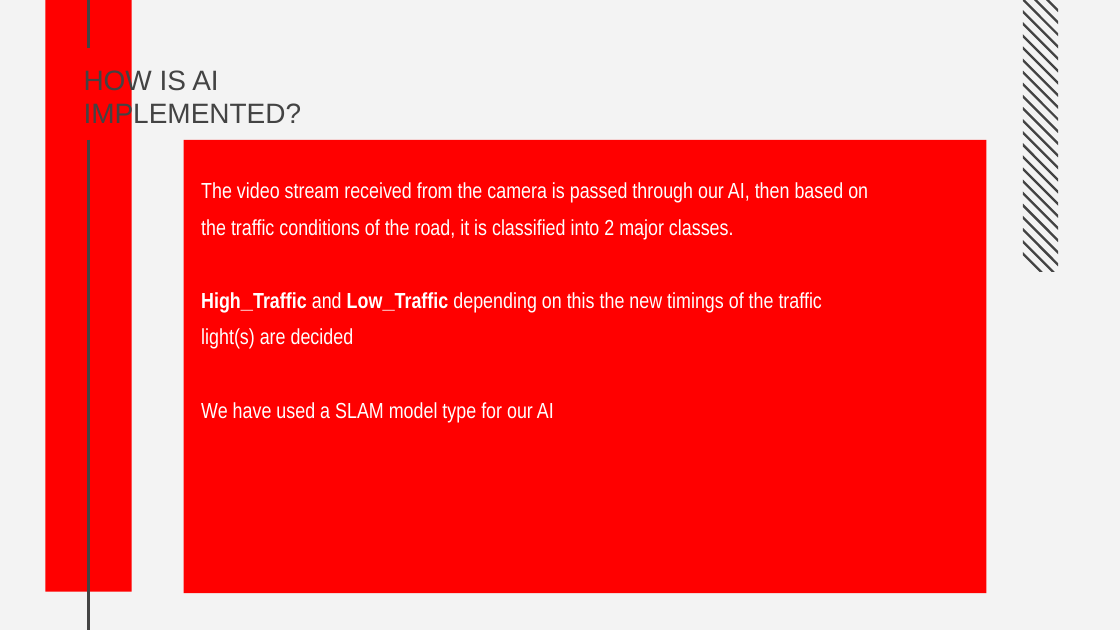
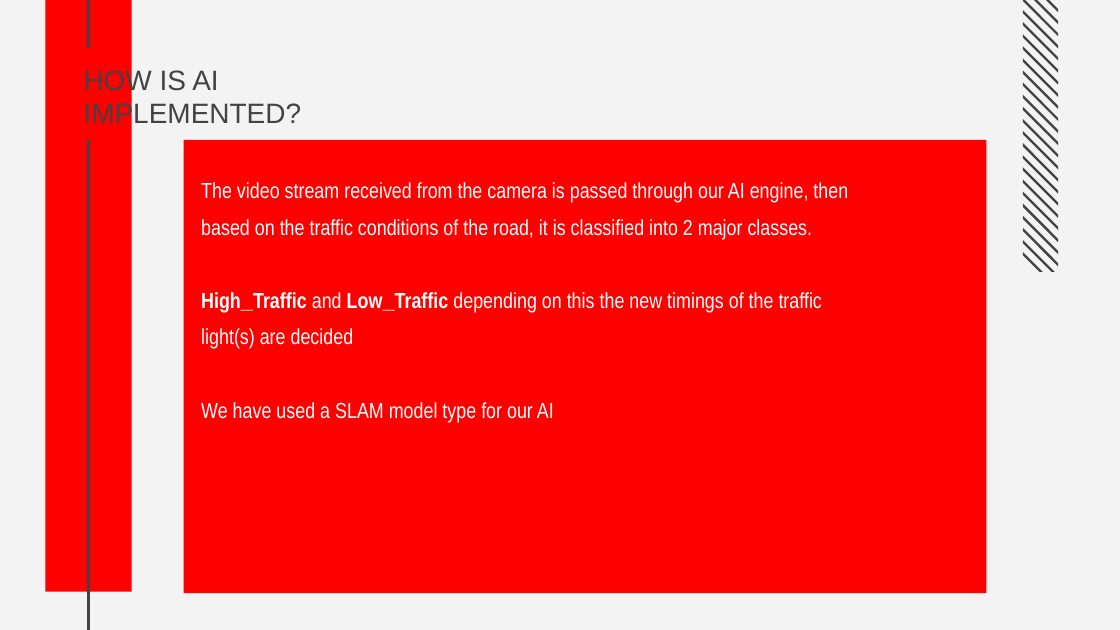
Before and after one commit to Sharan420/Traffic-Classifier, a slide deck: slide 6 of ppt.pptx. Drawn at 1120x630 pixels with LibreOffice and Linux fonts; fonts in the diff are those of the drawing. Boxes give left, top, right and bottom in pixels: in the first picture for what was removed or moved away, otherwise in the second. Text is boxed around its words. In the diff, an @@ line names an element or a change of style, - is before the commit and + after.

```diff
--- a/ppt.pptx
+++ b/ppt.pptx
@@ text at [201,182,848,240]: text changed @@
-The video stream received from the camera is passed through our AI, then based on the traffic conditions of the road, it is classified into 2 major classes.
+The video stream received from the camera is passed through our AI engine, then based on the traffic conditions of the road, it is classified into 2 major classes.
```
Also in this commit, not shown: 3 other slides changed, 1 slide added.
